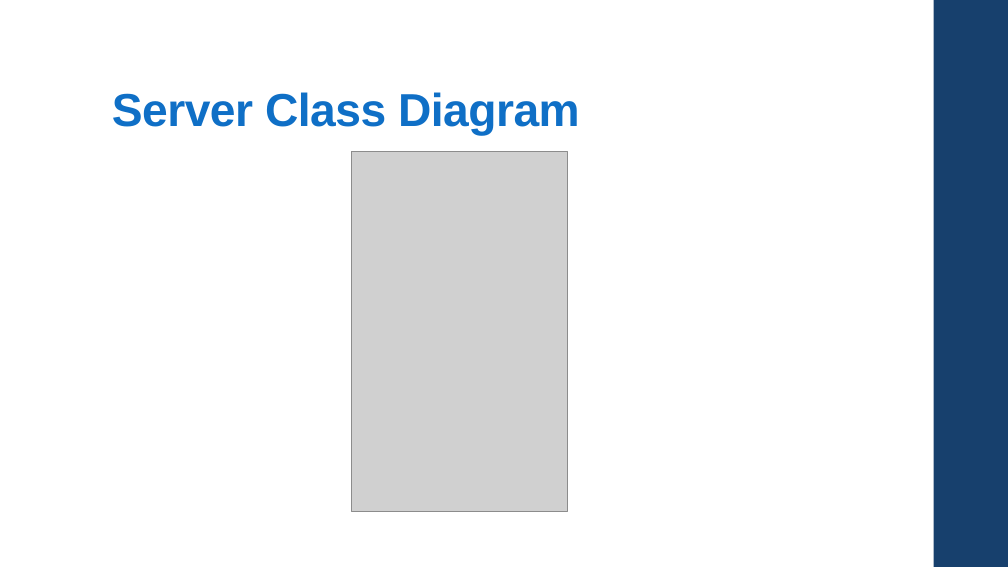
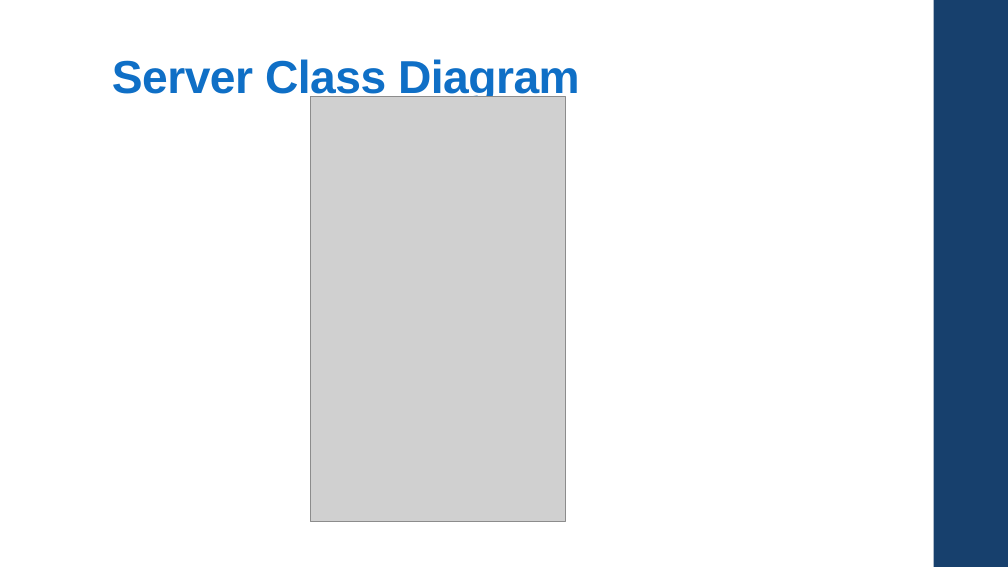
Before and after one commit to csc4350adept/csc4350, a slide deck: slide 13 of Documentation/Pres.pptx. Drawn at 1008x567 pixels with LibreOffice and Linux fonts; fonts in the diff are those of the drawing; grey boxes stand for pictures. Boxes give left, top, right and bottom in pixels: in the first picture for what was removed or moved away, otherwise in the second. Text is boxed around its words. In the diff, an @@ line names an element or a change of style, - is before the commit and + after.

```diff
--- a/Documentation/Pres.pptx
+++ b/Documentation/Pres.pptx
@@ title "Server Class Diagram": place and size @@
-title "Server Class Diagram" at box(112, 92, 580, 135)
+title "Server Class Diagram" at box(112, 59, 580, 102)
@@ picture: place and size @@
-picture at box(352, 151, 567, 511)
+picture at box(310, 96, 565, 522)
```
Also in this commit, not shown: 4 other slides changed, 1 slide removed.
